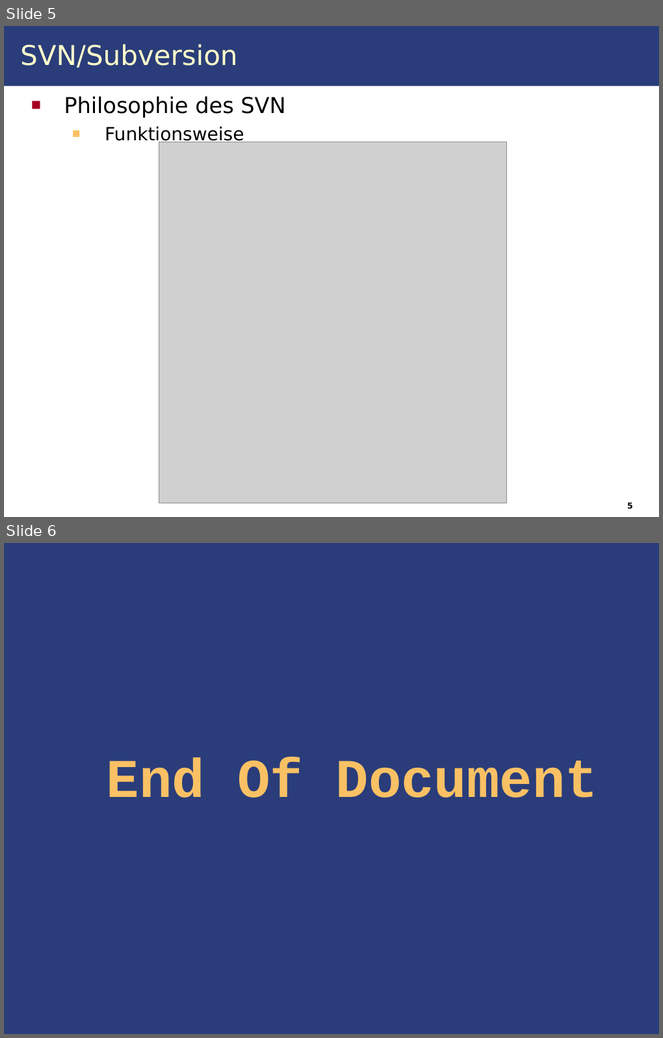
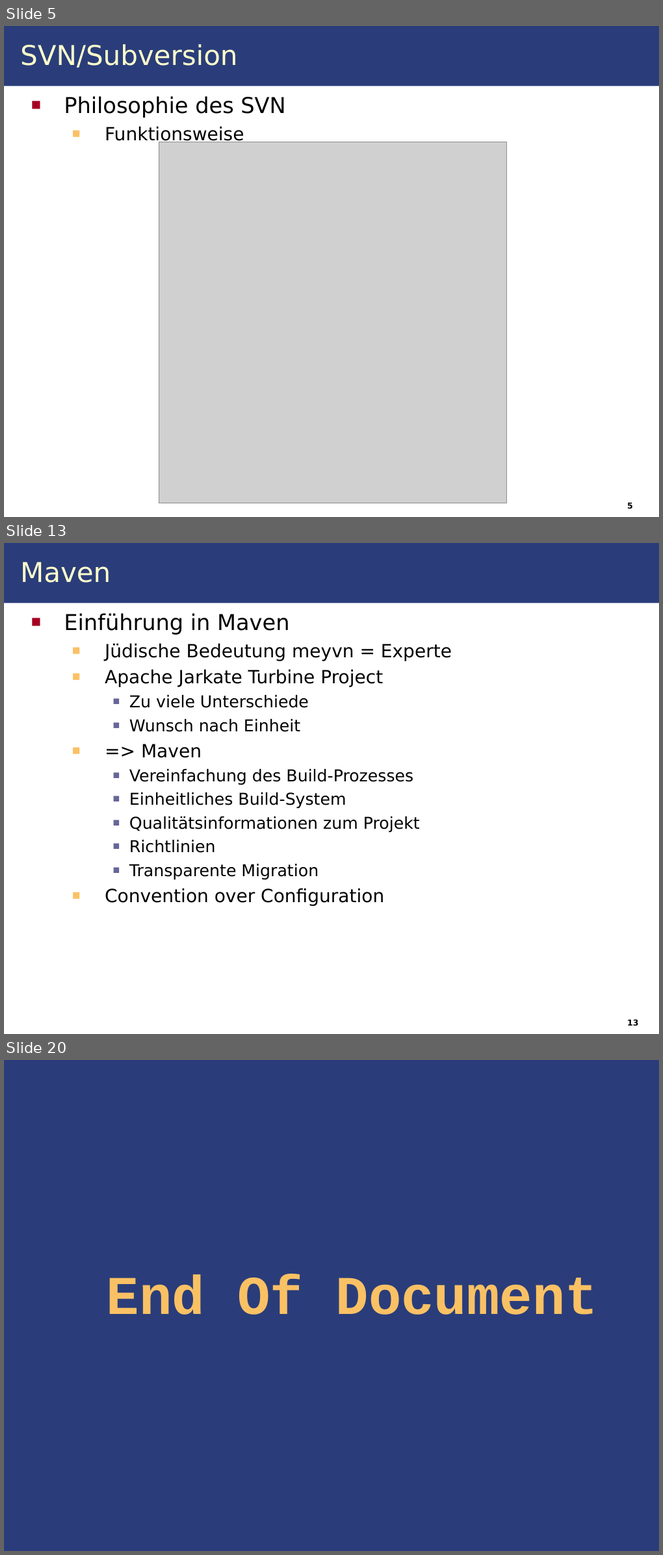
Before and after one commit to IAAS/decidr, a slide deck: seminars/at/Seminar.odp. Shown one above the other, each under a label of ours: slides 5 and 6 before the commit, slides 5, 13 and 20 after it; the slides between them are not shown. The pictures are 663x1038 and 663x1555 pixels, drawn with LibreOffice and Linux fonts; fonts in the diff are those of the drawing; grey boxes stand for pictures. Boxes give left, top, right and bottom in pixels: in the first picture for what was removed or moved away, otherwise in the second. Text is boxed around its words. In the diff, an @@ line names an element or a change of style, - is before the commit and + after.

Commit message:
AT:Fertiger BPEL Prozess

```diff
--- a/seminars/at/Seminar.odp
+++ b/seminars/at/Seminar.odp
@@ slide 13 added at bbox=[4, 543, 659, 1034], background #FFFFFF; not listed: 1 template element that a slide beside it also shows @@
@@ title added at bbox=[20, 562, 111, 583], 30 pt, text #FFFFCC @@
+Maven
@@ text added at bbox=[64, 613, 452, 906], 18 pt, text #000000 @@
+■ Einführung in Maven
+  ■ Jüdische Bedeutung meyvn = Experte
+  ■ Apache Jarkate Turbine Project
+    ■ Zu viele Unterschiede
+    ■ Wunsch nach Einheit
+  ■ => Maven
+    ■ Vereinfachung des Build-Prozesses
+    ■ Einheitliches Build-System
+    ■ Qualitätsinformationen zum Projekt
+    ■ Richtlinien
+    ■ Transparente Migration
+  ■ Convention over Configuration
@@ page number added at bbox=[627, 1019, 639, 1027], 9 pt, text #000000, bold @@
+13
@@ what was slide 6 is now slide 20 @@
```
Also in this commit, not shown: 1 slide changed, 13 other slides added, 9 other files.
